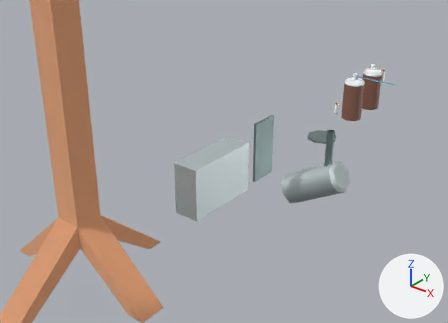
What one commit did to the Blender file Assets/Axtras/Models/Room.blend.
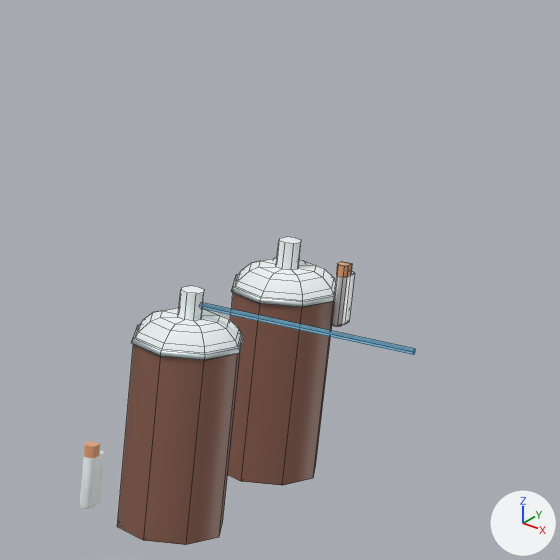
Each version is shown from a 50 mm lens placed at (1.3, -0.954, 1.147), pointed at (-0.545, 1.352, -0.283), then close up on the part from 71% to 95% of the width and 6% to 38% of the height. Every picture has the same lights, and +X, +Y and +Z are marked at lower right. The close-ups show mesh edges as thin lines.

In view in the first close-up: 'flamethrower', 'lighter', 'spray'.
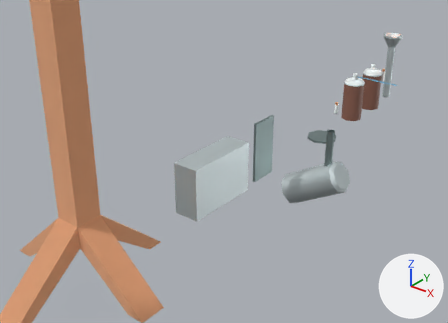
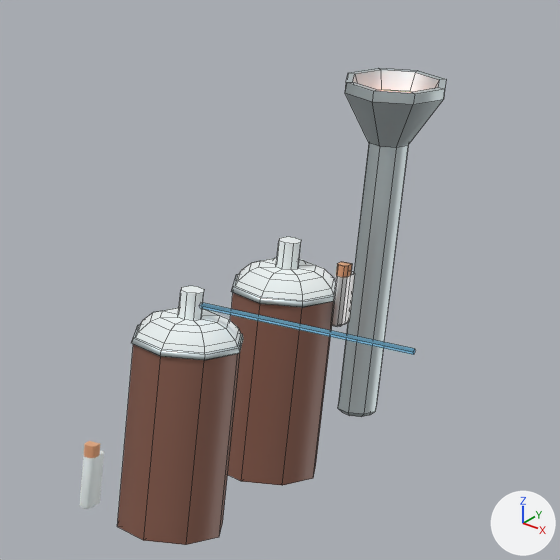
Location of each change, (x1, y1, x2, y2) in pixels of the close-ups (560 x 560 px):
'torch', added
    after: (338, 68, 446, 417)
    faces in mat_metal (white #dfeaec): (338, 68, 446, 417)

Diff of the bpy script that builds the scene:
```diff
--- a/Assets/Axtras/Models/Room.blend.py
+++ b/Assets/Axtras/Models/Room.blend.py
@@ me_cylinder_005 @@
+me_cylinder_005.from_pydata(...)  # 56 vertices, 50 faces; spans x -0.05..0.05, y -0.05..0.05, z -0.1..0.236
+me_cylinder_005.polygons.foreach_set('use_smooth', [True] * 50)
+# faces by material slot: [49, 1]
+me_cylinder_005.materials.append(mat_metal)  # white #dfeaec
+me_cylinder_005.materials.append(mat_mirror_glow)  # orange #ff9a78
@@ ob_torch @@
+ob_torch = bpy.data.objects.new('torch', me_cylinder_005)
+ob_torch.location = (0.0, 2.068, 0.1)
```
